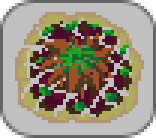
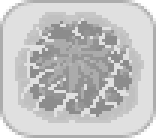
The second 156 × 138 image is a revision of the first. Changes to its layers:
pixels changed over [0, 0, 156, 138] (layer not identified)
